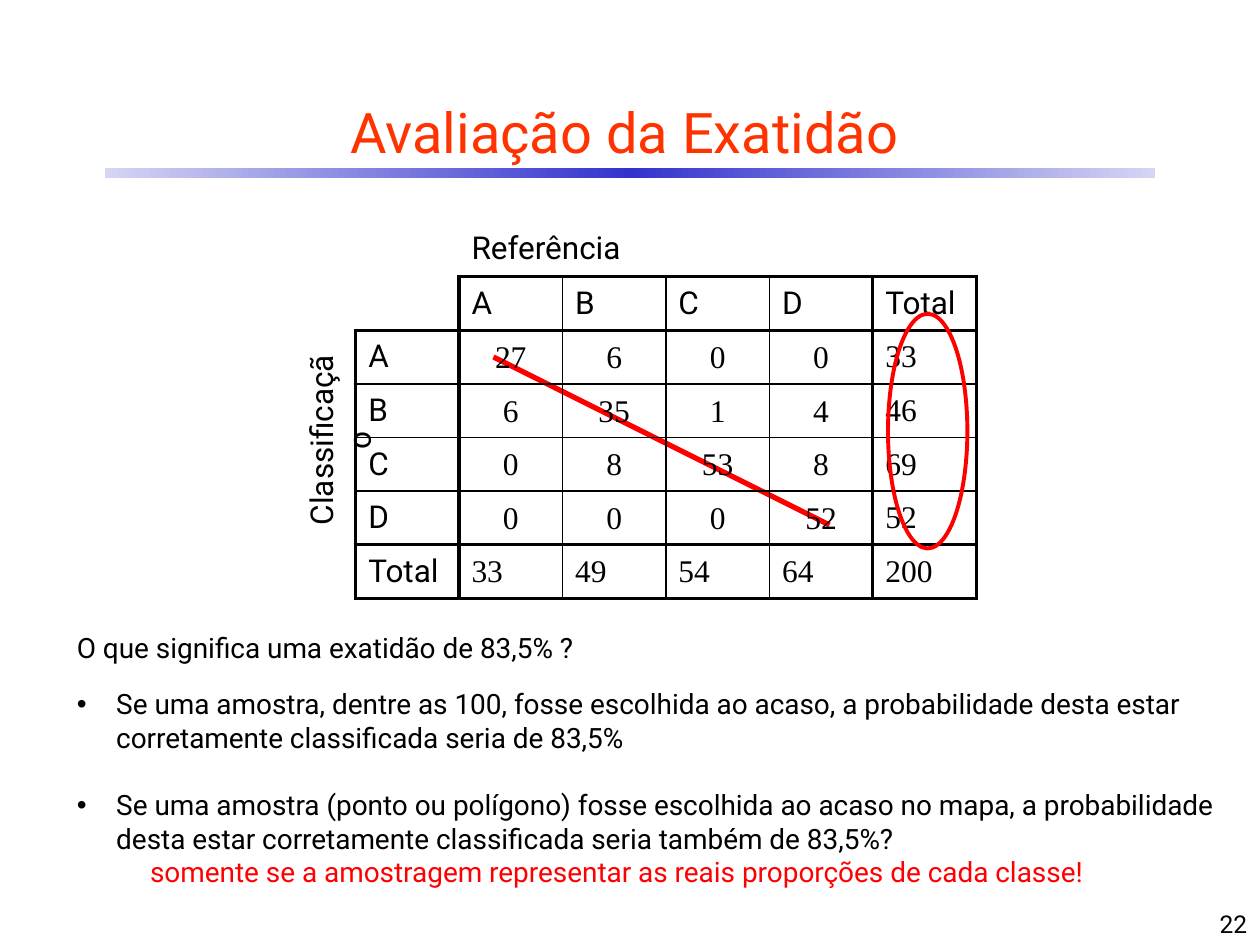
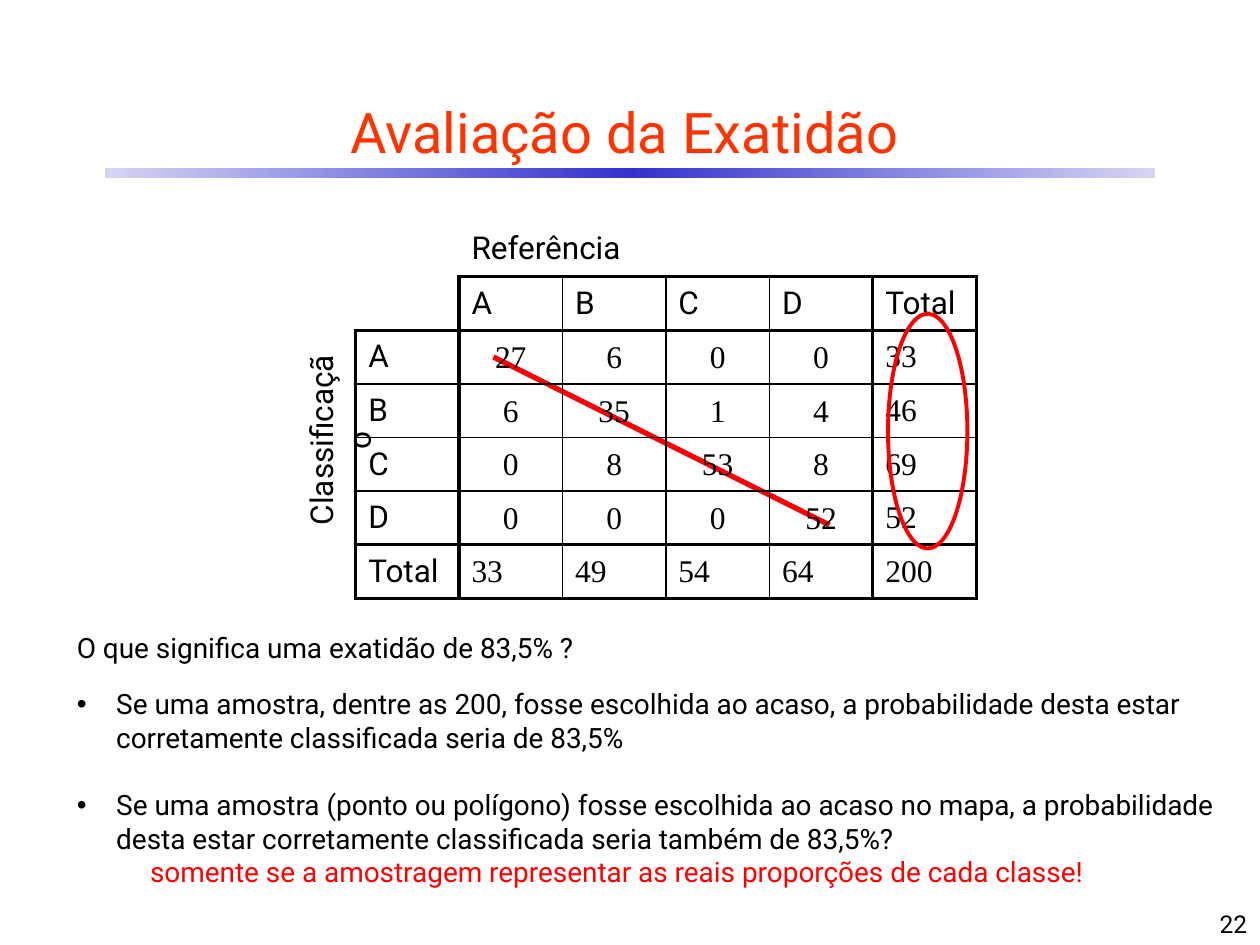
Before and after one commit to CDRenno/Estatistica, a slide deck: slide 22 of ppt/12AvalClass.pptx. Drawn at 1260x945 pixels with LibreOffice and Linux fonts; fonts in the diff are those of the drawing. Boxes give left, top, right and bottom in pixels: in the first picture for what was removed or moved away, otherwise in the second. Text is boxed around its words. In the diff, an @@ line names an element or a change of style, - is before the commit and + after.

```diff
--- a/ppt/12AvalClass.pptx
+++ b/ppt/12AvalClass.pptx
@@ text at box(116, 692, 1180, 752): text changed @@
-• Se uma amostra, dentre as 100, fosse escolhida ao acaso, a probabilidade desta estar corretamente classificada seria de 83,5%
+• Se uma amostra, dentre as 200, fosse escolhida ao acaso, a probabilidade desta estar corretamente classificada seria de 83,5%
```
Also in this commit, not shown: 2 other slides changed.
